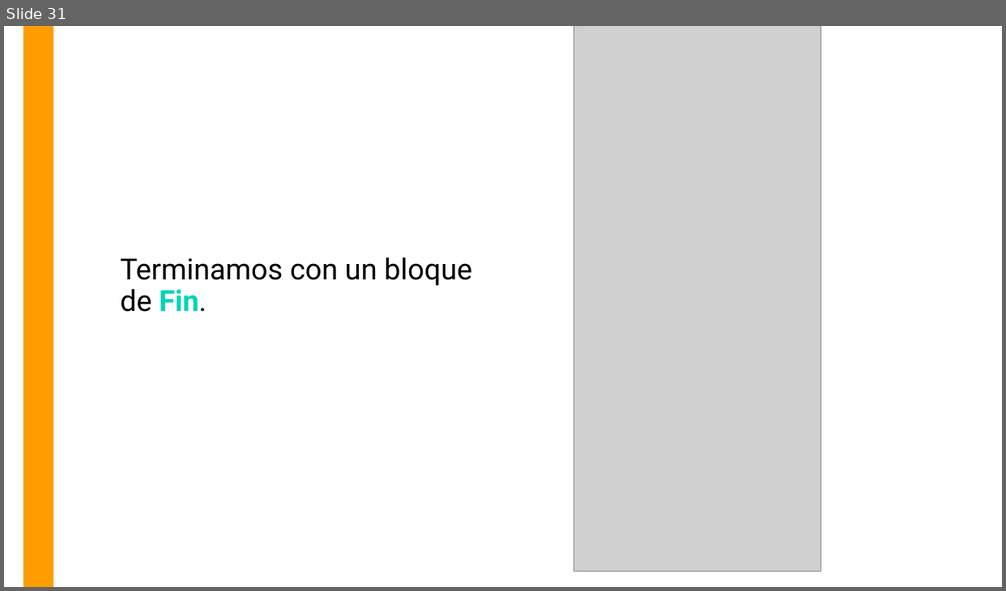
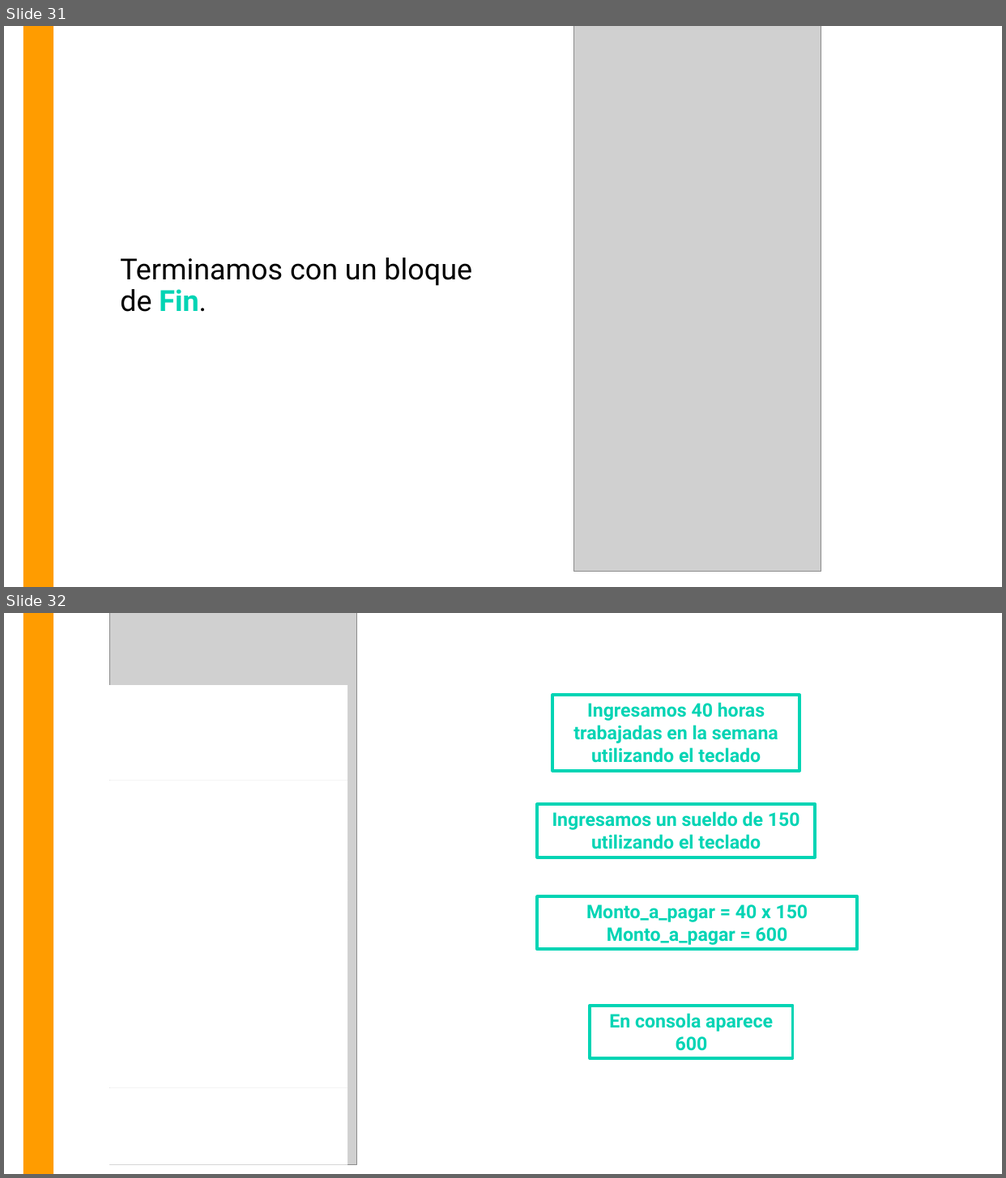
Before and after one commit to OMardil/INFO1_MOD4-Intro-a-Java, a slide deck: 01 Presentacion/INFO1_MOD4-Algoritmos_y_Diagramas.pptx. Shown one above the other, each under a label of ours: slide 31 before the commit, slides 31 and 32 after it. The pictures are 1006x591 and 1006x1178 pixels, drawn with LibreOffice and Linux fonts; fonts in the diff are those of the drawing; grey boxes stand for pictures. Boxes give left, top, right and bottom in pixels: in the first picture for what was removed or moved away, otherwise in the second. Text is boxed around its words. In the diff, an @@ line names an element or a change of style, - is before the commit and + after.

```diff
--- a/01 Presentacion/INFO1_MOD4-Algoritmos_y_Diagramas.pptx
+++ b/01 Presentacion/INFO1_MOD4-Algoritmos_y_Diagramas.pptx
@@ slide 32 added at (x1=4, y1=613, x2=1002, y2=1174), background #FFFFFF; not listed: 1 template element that a slide beside it also shows @@
@@ picture added at (x1=109, y1=613, x2=356, y2=1165) @@
@@ rectangle added at (x1=55, y1=686, x2=347, y2=781), fill #FFFFFF @@
@@ rectangle added at (x1=552, y1=696, x2=799, y2=771), outline #01D4B4 3 pt, 18 pt, text #01D4B4, bold @@
+Ingresamos 40 horas trabajadas en la semana utilizando el teclado
@@ rectangle added at (x1=55, y1=781, x2=347, y2=882), fill #FFFFFF @@
@@ rectangle added at (x1=537, y1=805, x2=816, y2=858), outline #01D4B4 3 pt, 18 pt, text #01D4B4, bold @@
+Ingresamos un sueldo de 150 utilizando el teclado
@@ rectangle added at (x1=55, y1=881, x2=347, y2=965), fill #FFFFFF @@
@@ rectangle added at (x1=537, y1=897, x2=858, y2=950), outline #01D4B4 3 pt, 18 pt, text #01D4B4, bold @@
+Monto_a_pagar = 40 x 150
+Monto_a_pagar = 600
@@ rectangle added at (x1=55, y1=965, x2=347, y2=1088), fill #FFFFFF @@
@@ rectangle added at (x1=590, y1=1006, x2=793, y2=1059), outline #01D4B4 3 pt, 18 pt, text #01D4B4, bold @@
+En consola aparece 600
@@ rectangle added at (x1=55, y1=1088, x2=347, y2=1165), fill #FFFFFF @@
```
Also in this commit, not shown: 2 slides changed, 5 other slides added, 1 other file.
